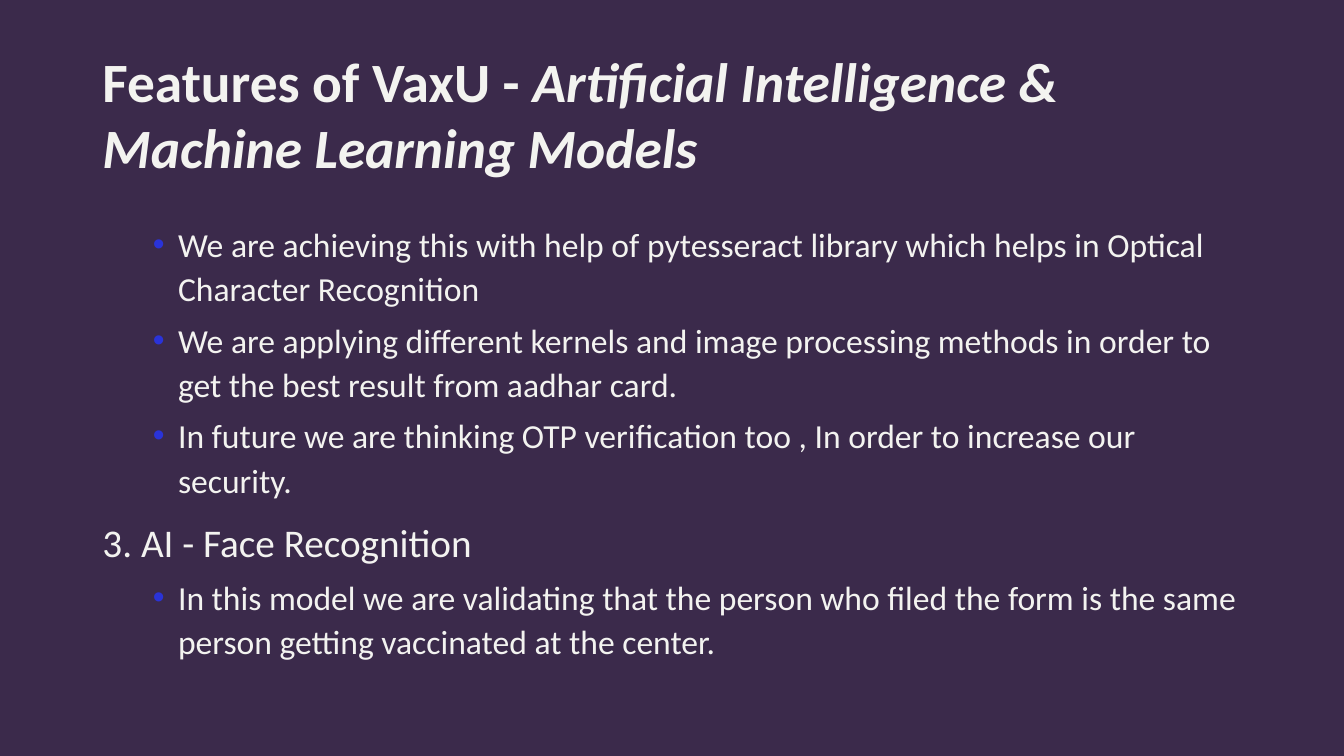
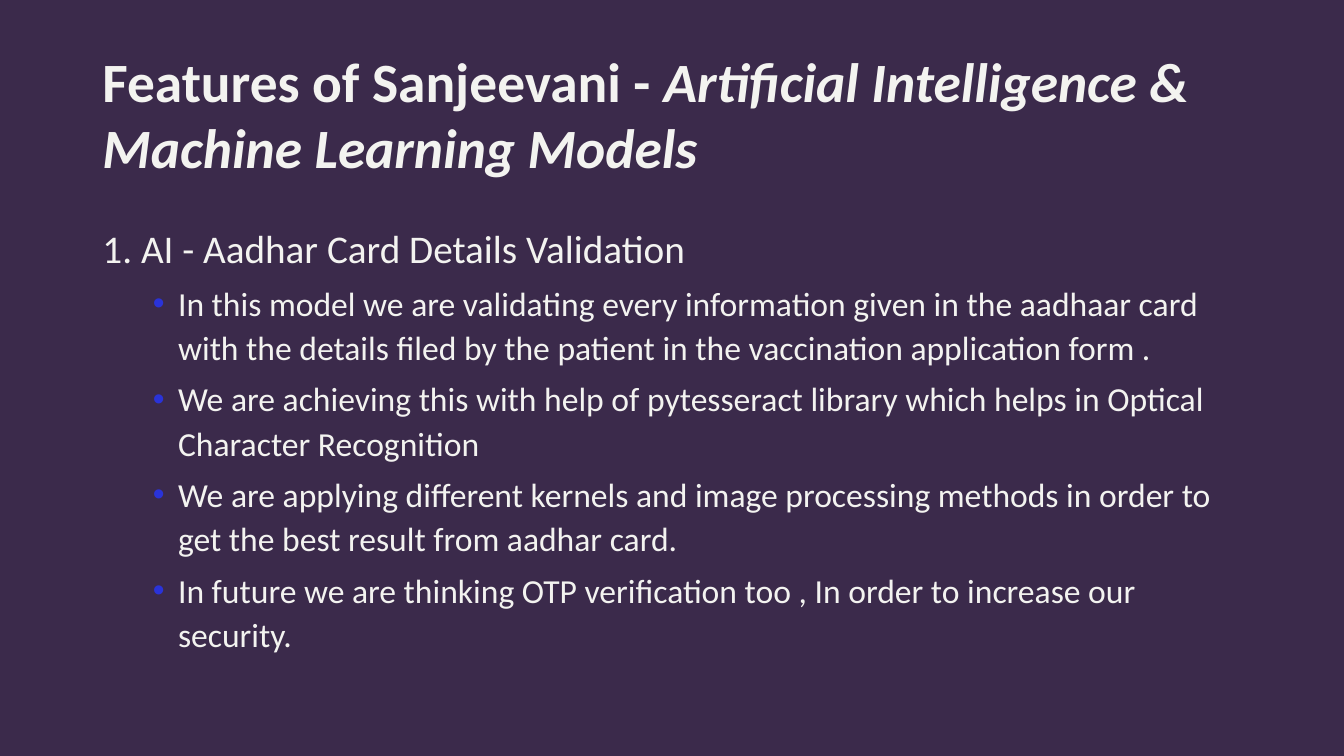
Before and after one commit to sahil9001/Hack-A-Sol_NEXA, a slide deck: slide 4 of HackASol - Sanjeevani PPT.pptx (slide 6 before the commit). Drawn at 1344x756 pixels with LibreOffice and Linux fonts; fonts in the diff are those of the drawing; background and template pictures are left out. Boxes give left, top, right and bottom in pixels: in the first picture for what was removed or moved away, otherwise in the second. Text is boxed around its words. In the diff, an @@ line names an element or a change of style, - is before the commit and + after.

```diff
--- a/HackASol - Sanjeevani PPT.pptx
+++ b/HackASol - Sanjeevani PPT.pptx
@@ title at [102, 63, 1136, 178]: text changed @@
-Features of VaxU - Artificial Intelligence & Machine Learning Models
+Features of Sanjeevani - Artificial Intelligence & Machine Learning Models
@@ text at [102, 235, 1198, 366]: paragraphs added @@
+1. AI - Aadhar Card Details Validation
+  • In this model we are validating every information given in the aadhaar card with the details filed by the patient in the vaccination application form .
@@ text at [102, 530, 1236, 660]: paragraphs removed @@
-3. AI - Face Recognition
-  • In this model we are validating that the person who filed the form is the same person getting vaccinated at the center.
```
Also in this commit, not shown: 7 other slides changed, 1 slide added, 4 slides removed, 13 other files.
